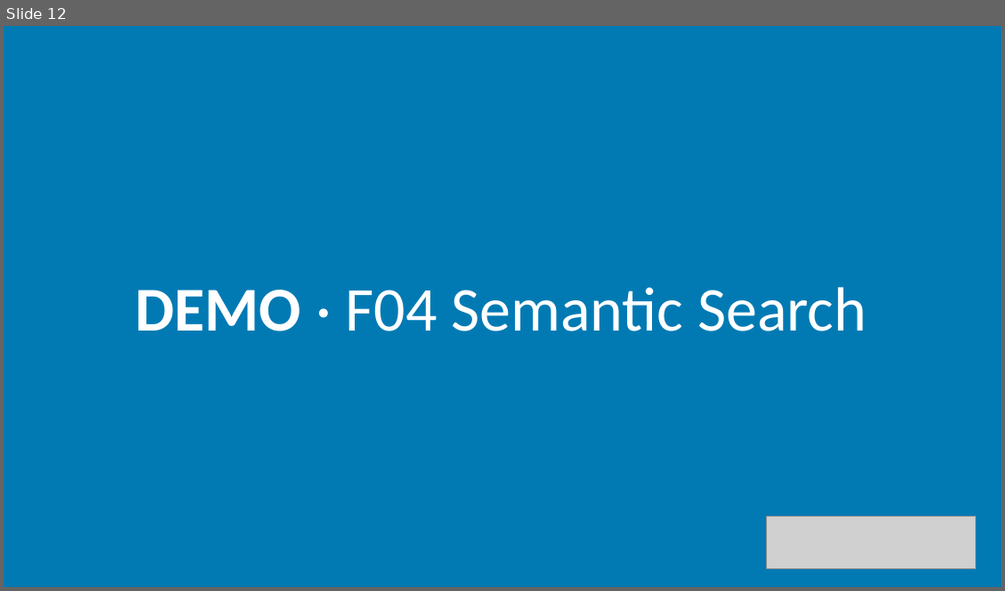
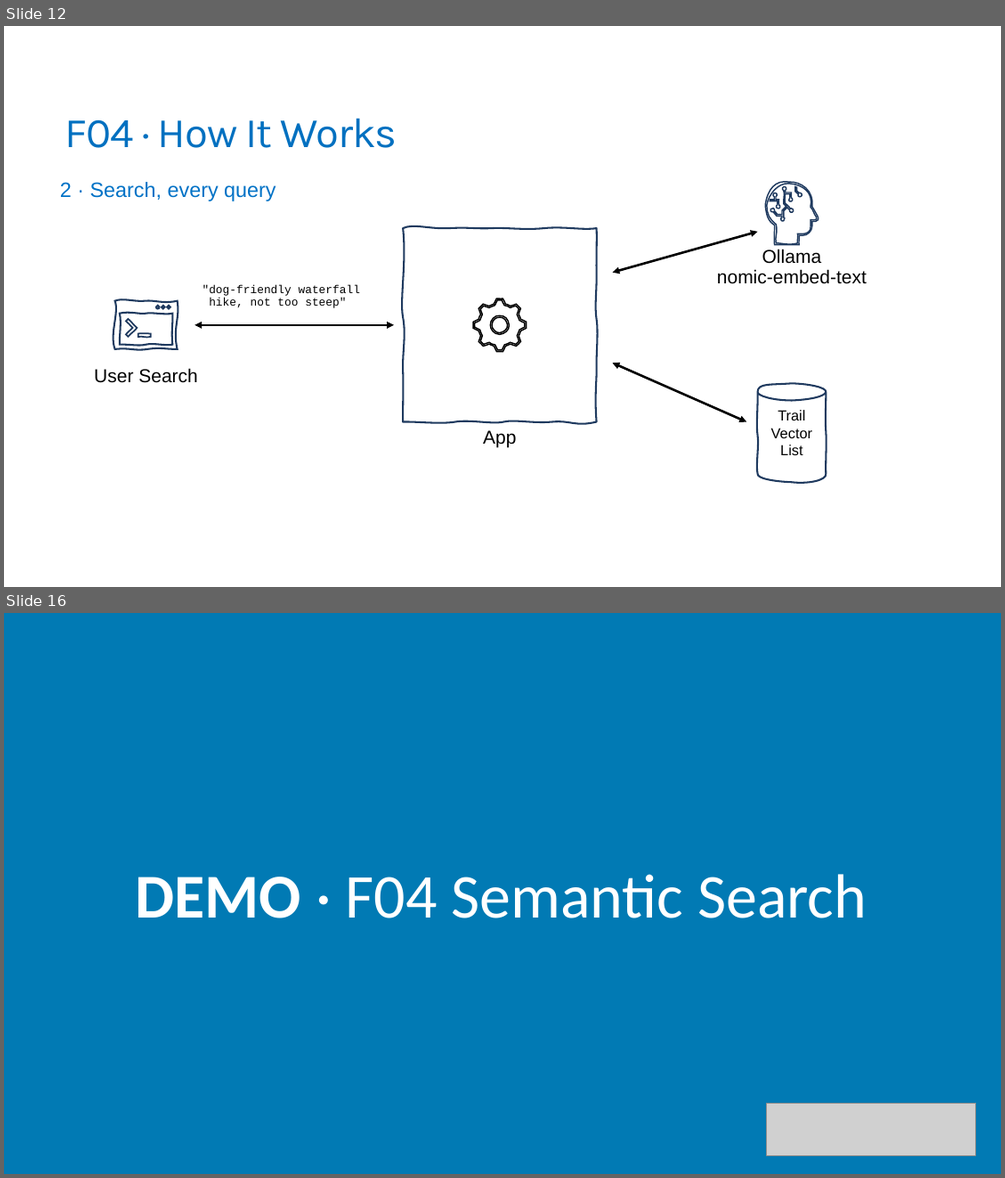
Before and after one commit to trailheadtechnology/10-ai-features-workshop, a slide deck: modules/M2-finding/M2-finding.pptx. Shown one above the other, each under a label of ours: slide 12 before the commit, slides 12 and 16 after it; the slides between them are not shown. The pictures are 1005x591 and 1005x1178 pixels, drawn with LibreOffice and Linux fonts; fonts in the diff are those of the drawing; grey boxes stand for pictures. Boxes give left, top, right and bottom in pixels: in the first picture for what was removed or moved away, otherwise in the second. Text is boxed around its words. In the diff, an @@ line names an element or a change of style, - is before the commit and + after.

```diff
--- a/modules/M2-finding/M2-finding.pptx
+++ b/modules/M2-finding/M2-finding.pptx
@@ slide 12 added at <box>4,26,1001,587</box>, background #FFFFFF @@
@@ title added at <box>65,118,397,148</box>, 40.5 pt, text #0070C0 @@
+F04 · How It Works
@@ text added at <box>60,182,275,201</box>, 20 pt, text #0072C6 @@
+2 · Search, every query
@@ group added at <box>765,183,818,245</box>: 4 freeform shapes @@
@@ freeform shape added at <box>404,228,597,421</box>, outline #1F3A5F 1.75 pt @@
@@ double arrow added from (613, 272) to (758, 232), #000000 2.25 pt @@
@@ text added at <box>717,248,866,284</box>, 18 pt, text #000000 @@
+Ollama
+nomic-embed-text
@@ text added at <box>202,285,360,308</box>, 11 pt, text #000000 @@
+"dog-friendly waterfall
+hike, not too steep"
@@ freeform shape added at <box>114,301,177,350</box>, outline #1F3A5F 1.75 pt @@
@@ freeform shape added at <box>126,319,138,338</box>, outline #1F3A5F 1.5 pt @@
@@ freeform shape added at <box>474,298,526,351</box>, outline #000000 1.25 pt @@
@@ freeform shape added at <box>490,315,509,334</box>, outline #000000 1.25 pt @@
@@ freeform shape added at <box>138,333,152,337</box>, outline #1F3A5F 1.5 pt @@
@@ double arrow added from (194, 325) to (395, 325), #000000 2.25 pt @@
@@ text added at <box>94,368,197,383</box>, 18 pt, text #000000 @@
+User Search
@@ double arrow added from (613, 362) to (746, 421), #000000 2.25 pt @@
@@ freeform shape added at <box>758,384,825,483</box>, outline #1F3A5F 1.75 pt, 14 pt, text #000000 @@
+Trail
+Vector
+List
@@ text added at <box>483,430,516,447</box>, 18 pt, text #000000 @@
+App
@@ what was slide 12 is now slide 16 @@
```
Also in this commit, not shown: 3 slides changed, 17 other slides added, 7 slides removed, 3 other files.
